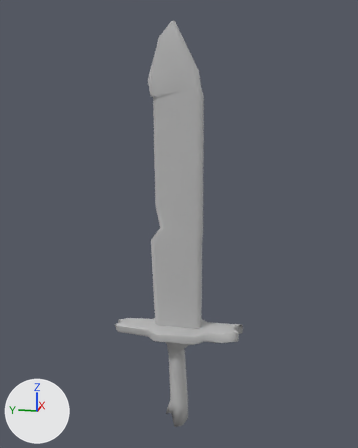
One commit to the FBX model Assets/_Battle4TrainJam/Models/Swords/Sword_Small.fbx: the scene before it, then after it.
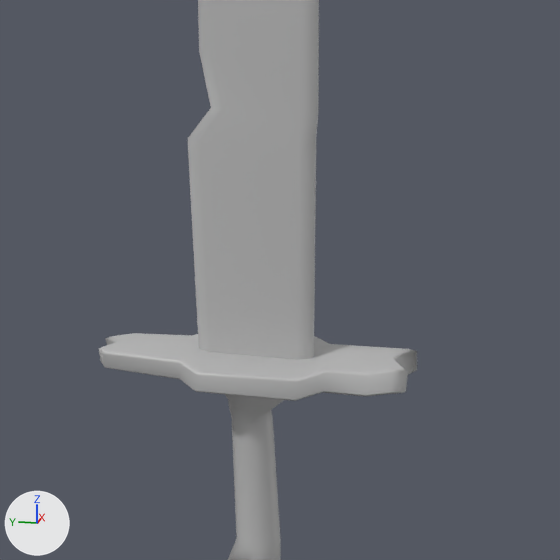
Each version is shown whole from a 50 mm lens placed at (-1.074, -0.22, 0.759), pointed at (0.008, -0.004, 0.489), then close up on the part from 21% to 84% of the width and 41% to 91% of the height. The lights are fixed; the arrows at lower left show +X, +Y and +Z. Where no turn or scale is listed for an object, it has been applied to the vertices.

Objects in the first close-up: 'Wooden_Sword'.
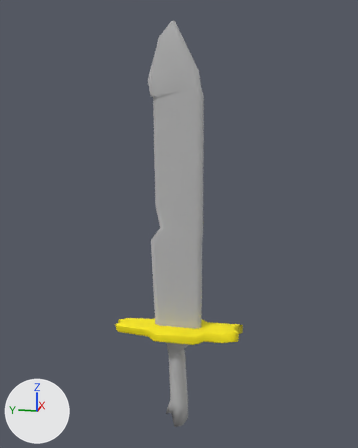
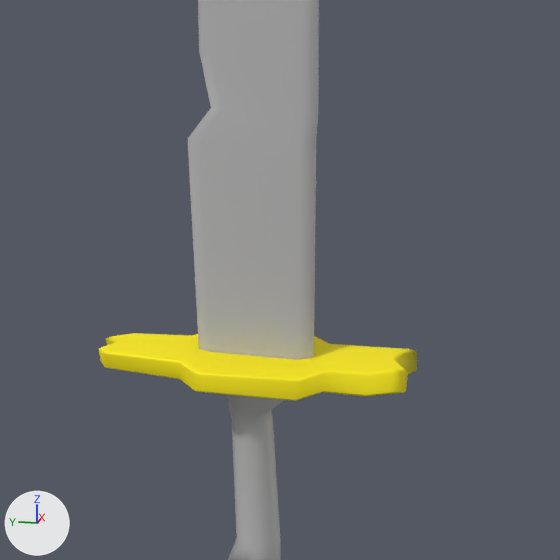
The newer file is also turned or shifted as a whole; pictures and numbers use the older file's frame.

The change, as a diff of the scene's bpy script:
```diff
--- a/Assets/_Battle4TrainJam/Models/Swords/Sword_Small.fbx.py
+++ b/Assets/_Battle4TrainJam/Models/Swords/Sword_Small.fbx.py
@@ mat_gold @@
+mat_gold = principled_material('Gold')
+mat_gold.base_color = (1.0, 0.845, 0.0)  # yellow #ffed00
+mat_gold.roughness = 0.749
@@ me_mesh @@
 me_mesh.from_pydata(...)  # 210 vertices, 201 faces; spans x -0.055..0.052, y -0.155..0.149, z -0.016..0.922
 # used by ob_wooden_sword; location = (0.0, 0.0, 0.0)
+# me_mesh part 1: all 94 faces centred in x -0.053..0.05, y -0.145..0.144, z 0.22..0.242 switch from mat_lambert1 (grey #bcbcbc) to mat_gold (yellow #ffed00)
```

Changed parts and their boxes [x1, y1, x2, y2] in the close-ups (560 x 560 px):
part 1 of me_mesh, recoloured (grey to yellow)
    both: [99, 333, 417, 401]
